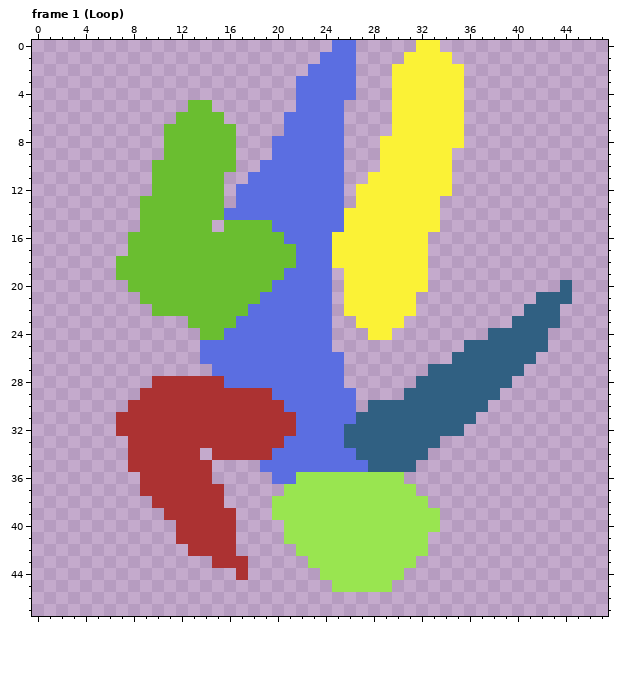
Pixel-art file: src/images/digging.aseprite. This is how it looked before the edit.
48x48 pixels, 4 frames. Shown: frame 1 (Loop). The commit also changed other frames, which this record leaves out.
The result:
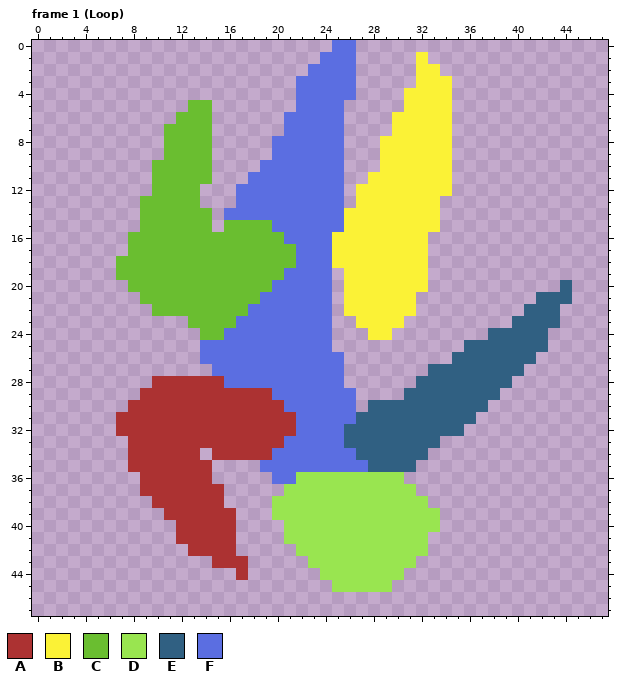
Palette (. is transparent): A #ac3232  B #fbf236  C #6abe30  D #99e550  E #306082  F #5b6ee1
Edits made:
Frame 1 (Loop), layers "Left Leg", "Right Leg":
Colour B is removed in row 0 at x 32 to 33; in row 1 at x 31 and 33 to 34; in row 2 at x 30 to 31 and 34 to 35; in row 3 at x 30 to 31 and 35; in rows 4 to 5 at x 30 and 35; in rows 6 to 8 at x 35.
Colour C is removed in row 6 at x 15; in rows 7 to 10 at x 15 to 16; in row 11 at x 15; in rows 12 to 13 at x 14 to 15; in row 14 at x 15.
Boxes around the changes in both pictures, in picture pixels (x1, y1, x2, y2):
erased: (392, 40, 464, 148)
erased: (200, 112, 236, 220)
